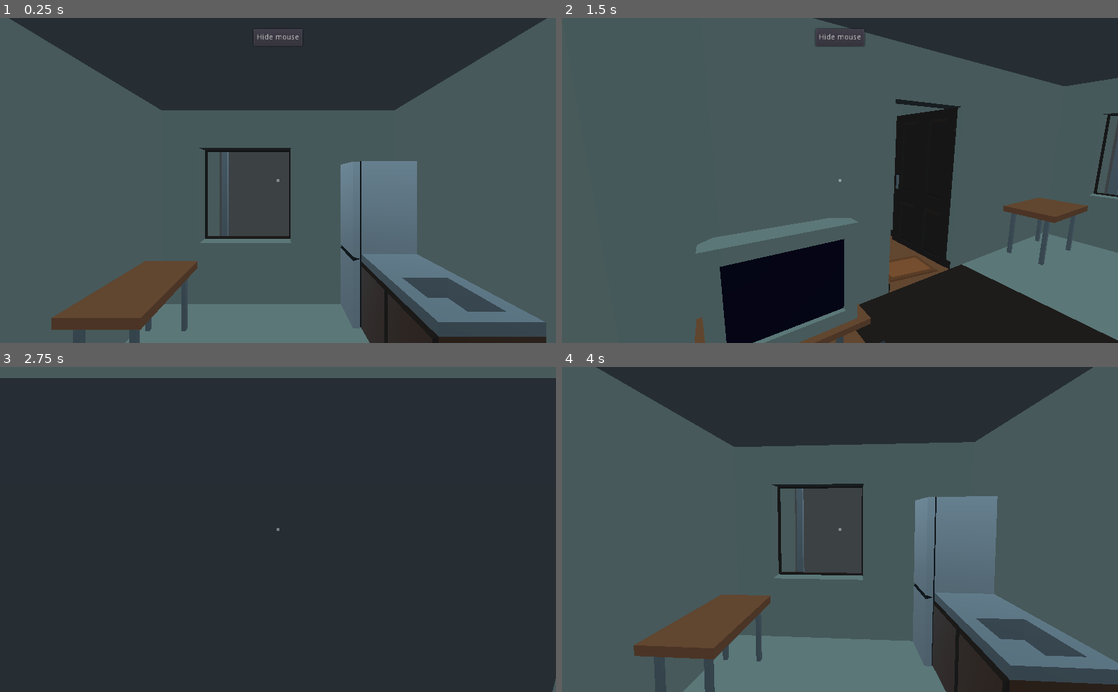
Above: before the commit, frames 1-4 (two rows, left to right).
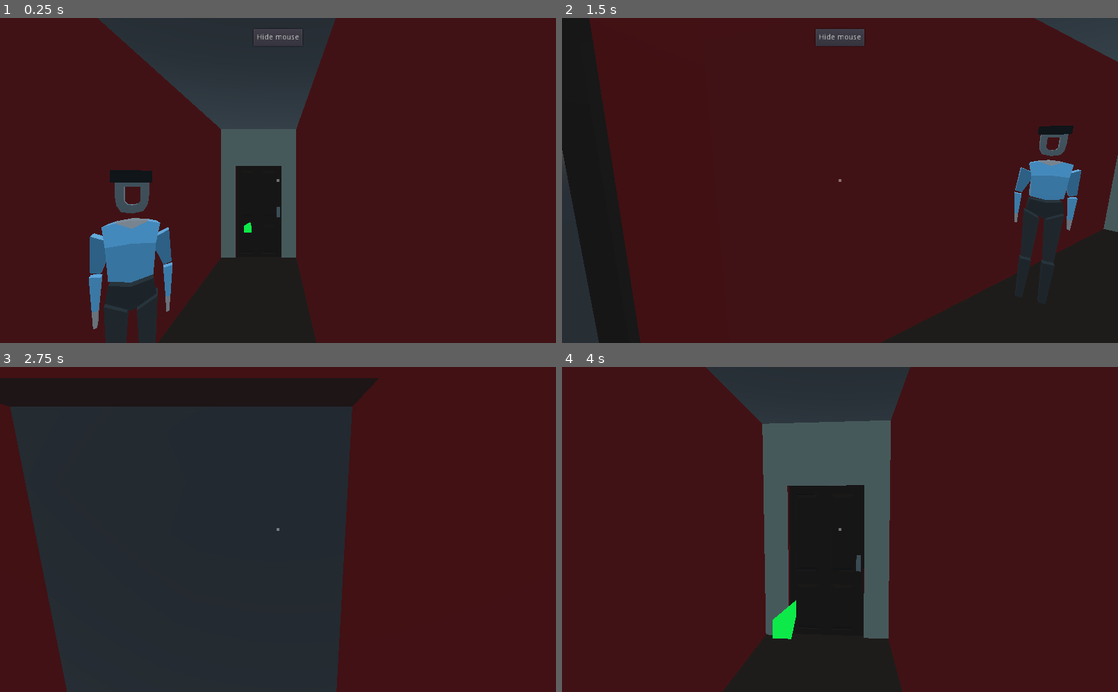
Above: after the commit, the same moments.

Repository: Eptwalabha/ld47
Game: Godot game, scene res://scenes/Game2.tscn
Same seed, same stepped clock (60 frames per second), same inputs: the game is played once before the commit and once after it. Sound files missing from this copy of the repository are replaced by a short silence.
Inputs (mouse positions are in pixels of both pictures, inside the frame that each line leads up to):
- Up to frame 1 (0.25 s): no input
- Up to frame 2 (1.5 s): move the mouse to (962, 164) at 0.52 s; hold Right (move_right) 0.53-1.28 s; tap E (context_action) at 0.6, 1.35 s; move the mouse to (728, 196) at 1.27 s; hold Down (move_backward) from 1.28 s (still down)
- Up to frame 3 (2.75 s): release Down (move_backward) at 2 s; click "Hide mouse" at 2 s
- Up to frame 4 (4 s): tap Enter at 2.75 s; move the mouse to (851, 523) at 2.77 s; hold W (move_forward) from 2.78 s (still down); tap E (context_action) at 2.85, 3.6 s; move the mouse to (834, 536) at 3.52 s

The runs differ from the first frame. In frame 1, 87% of the frame differs, in the area x 0-100%, y 0-100%; in frame 2, 94%; in frame 3, 52%; in frame 4, 87%.

Commit message:
seamless transition from corridor to bar

Diff:
--- a/scenes/Game2.gd
+++ b/scenes/Game2.gd
@@ -59,3 +59,7 @@
 
 func _on_Flat_dialog_triggered(dialog_trigger: DialogTriggerArea) -> void:
 	print("request dialog %s" % dialog_trigger.id)
+
+
+func _on_Bar_door_interacted_with(door) -> void:
+	door.toggle()
--- a/scenes/Game2.tscn
+++ b/scenes/Game2.tscn
@@ -11,6 +11,13 @@
 [ext_resource path="res://scenes/props/flat/Door2.tscn" type="PackedScene" id=9]
 [ext_resource path="res://scenes/core/TPTrigger.tscn" type="PackedScene" id=10]
 [ext_resource path="res://scenes/core/DialogTriggerArea.tscn" type="PackedScene" id=11]
+[ext_resource path="res://scenes/location/bar/BarCorridor.tscn" type="PackedScene" id=12]
+[ext_resource path="res://scenes/location/bar/BarStorageRoom.tscn" type="PackedScene" id=13]
+[ext_resource path="res://scenes/characters/Character.tscn" type="PackedScene" id=14]
+[ext_resource path="res://scenes/chapters/bar/Bar.gd" type="Script" id=15]
+
+[sub_resource type="BoxShape" id=1]
+extents = Vector3( 1.02594, 0.91001, 1.07202 )
 
 [node name="Game2" type="Spatial"]
 script = ExtResource( 3 )
@@ -32,6 +39,22 @@
 [node name="CorridorTop" parent="Map/Flat" instance=ExtResource( 2 )]
 
 [node name="BackStreetBuilding" parent="Map/Flat" instance=ExtResource( 7 )]
+
+[node name="BarCorridor" parent="Map/Flat/BackStreetBuilding" instance=ExtResource( 12 )]
+transform = Transform( 1, 0, 0, 0, 1, 0, 0, 0, 1, -0.422163, -5, -6.13642 )
+
+[node name="TPTrigger" parent="Map/Flat/BackStreetBuilding/BarCorridor" instance=ExtResource( 10 )]
+transform = Transform( -1, 0, -1.50996e-07, 0, 1, 0, 1.50996e-07, 0, -1, 0, 1, -2 )
+oriented = true
+external_to = NodePath("../../../../Bar/BarStorageRoom/TP")
+
+[node name="CollisionShape" parent="Map/Flat/BackStreetBuilding/BarCorridor/TPTrigger" index="1"]
+transform = Transform( 1, 0, 0, 0, 1, 0, 0, 0, 1, -5.96046e-08, 0, 0.864224 )
+shape = SubResource( 1 )
+
+[node name="Door" parent="Map/Flat/BackStreetBuilding/BarCorridor" instance=ExtResource( 9 )]
+transform = Transform( 1, 0, 0, 0, 1, 0, 0, 0, 1, -0.5, 0, -3.9 )
+id = "flat/door/bar"
 
 [node name="Door" parent="Map/Flat" instance=ExtResource( 9 )]
 transform = Transform( 4.37114e-08, 0, 1, 0, 1, 0, 1, 0, -4.37114e-08, -1.55734, 0, -0.449963 )
@@ -60,15 +83,36 @@
 id = "flat/dialog/plant"
 
 [node name="Bar" type="Spatial" parent="Map"]
+script = ExtResource( 15 )
+
+[node name="BarStorageRoom" parent="Map/Bar" instance=ExtResource( 13 )]
+transform = Transform( 1, 0, 0, 0, 1, 0, 0, 0, 1, -11, 0, 0 )
+
+[node name="TP" type="Spatial" parent="Map/Bar/BarStorageRoom"]
+transform = Transform( 1, 0, 0, 0, 1, 0, 0, 0, 1, 0, 1, -2 )
+
+[node name="Door" parent="Map/Bar/BarStorageRoom" instance=ExtResource( 9 )]
+transform = Transform( 1, 0, 0, 0, 1, 0, 0, 0, 1, -0.5, 0, -3.9 )
+id = "bar/door/bar"
+max_angle = -90
 
 [node name="Player" type="Spatial" parent="."]
 
 [node name="Player" parent="Player" instance=ExtResource( 6 )]
+transform = Transform( 1, 0, 0, 0, 1, 0, 0, 0, 1, 0, -4.75346, -4.90278 )
+
+[node name="Character" parent="Player" instance=ExtResource( 14 )]
+transform = Transform( 0.882373, 0, 0.47055, 0, 1, 0, -0.47055, 0, 0.882373, -0.917856, -5, -6.37065 )
+default = "idle"
 [connection signal="dialog_triggered" from="Map/Flat" to="." method="_on_Flat_dialog_triggered"]
 [connection signal="door_interacted_with" from="Map/Flat" to="." method="_on_Appartment_door_interacted_with"]
 [connection signal="tp_entered" from="Map/Flat" to="." method="_on_Appartment_tp_entered"]
 [connection signal="tp_exited" from="Map/Flat" to="." method="_on_Appartment_tp_exited"]
 [connection signal="interacted_with" from="Map/Flat/Door" to="Map/Flat" method="_on_Door_interacted_with"]
+[connection signal="door_interacted_with" from="Map/Bar" to="." method="_on_Bar_door_interacted_with"]
+[connection signal="interacted_with" from="Map/Bar/BarStorageRoom/Door" to="Map/Bar" method="_on_Door_interacted_with"]
+
+[editable path="Map/Flat/BackStreetBuilding/BarCorridor/TPTrigger"]
 
 [editable path="Map/Flat/Triggers/TPUp"]
 
--- a/scenes/Player.tscn
+++ b/scenes/Player.tscn
@@ -110,7 +110,9 @@
 "values": [ Vector3( 0, 1.65284, 0 ), Vector3( 0, 1.4, 0 ), Vector3( 0, 1.65284, 0 ) ]
 }
 
-[node name="Player" type="KinematicBody"]
+[node name="Player" type="KinematicBody" groups=[
+"player",
+]]
 collision_mask = 14
 script = ExtResource( 1 )
 
--- a/scenes/chapters/ChapterHome.tscn
+++ b/scenes/chapters/ChapterHome.tscn
@@ -13,6 +13,7 @@
 [ext_resource path="res://scenes/props/appart/Door.tscn" type="PackedScene" id=11]
 [ext_resource path="res://scenes/props/Phone.tscn" type="PackedScene" id=12]
 [ext_resource path="res://assets/models/appartment/buildings-bg.glb" type="PackedScene" id=13]
+[ext_resource path="res://scenes/props/appart/BarCorridor.tscn" type="PackedScene" id=14]
 
 [node name="ChapterHome" type="Spatial"]
 script = ExtResource( 1 )
@@ -69,6 +70,9 @@
 dialogs = [ "dialog_1_friend_01", "dialog_1_friend_02" ]
 who = "friend"
 
+[node name="BarCorridor" parent="Street/BackStreetBuilding" instance=ExtResource( 14 )]
+transform = Transform( -4.37114e-08, 0, -1, 0, 1, 0, 1, 0, -4.37114e-08, 14.2, -5, -4.45309 )
+
 [node name="Player" parent="." instance=ExtResource( 6 )]
 transform = Transform( -4.37114e-08, 0, 1, 0, 1, 0, -1, 0, -4.37114e-08, 0.277124, 0, 2.27767 )
 
--- /dev/null
+++ b/scenes/chapters/bar/Bar.gd
@@ -0,0 +1,6 @@
+extends Spatial
+
+signal door_interacted_with(door)
+
+func _on_Door_interacted_with() -> void:
+	emit_signal("door_interacted_with", $BarStorageRoom/Door)
--- a/scenes/chapters/flat/Flat.gd
+++ b/scenes/chapters/flat/Flat.gd
@@ -13,6 +13,9 @@
 			trigger.connect("player_exited", self, "emit_signal", ["tp_exited", trigger])
 		elif trigger is DialogTriggerArea:
 			trigger.connect("interacted_with", self, "emit_signal", ["dialog_triggered", trigger])
+	var bar_trigger = $BackStreetBuilding/BarCorridor/TPTrigger
+	bar_trigger.connect("player_entered", self, "emit_signal", ["tp_entered", bar_trigger])
+	bar_trigger.connect("player_exited", self, "emit_signal", ["tp_exited", bar_trigger])
 
 func _on_Door_interacted_with() -> void:
 	emit_signal("door_interacted_with", $Door)
--- a/scenes/core/TPTrigger.gd
+++ b/scenes/core/TPTrigger.gd
@@ -7,8 +7,15 @@
 export(bool) var oriented := false
 export(float, 0.2, 1.0) var orientation_angle := 0.5
 export(String) var id := ""
+export(NodePath) var external_to
+
+var to : Spatial
 
 func _ready() -> void:
+	if external_to:
+		to = get_node(external_to)
+	else:
+		to = $To
 	if not Data.debug:
 		$Forward.queue_free()
 
@@ -18,14 +25,16 @@
 func _is_basis_aligned(basis: Basis) -> bool:
 	var q1 := basis.get_rotation_quat()
 	var q2 := global_transform.basis.get_rotation_quat()
-	print(q1.dot(q2))
 	return abs(q1.dot(q2)) < orientation_angle
 
 func destination_translation() -> Vector3:
-	return $To.transform.origin
+	return to.global_transform.origin - global_transform.origin
+#	return to_local(to.global_transform.origin)
 
-func _on_TPTrigger_body_entered(_body: Node) -> void:
-	emit_signal("player_entered")
+func _on_TPTrigger_body_entered(body: Node) -> void:
+	if body.is_in_group("player"):
+		emit_signal("player_entered")
 
-func _on_TPTrigger_body_exited(_body: Node) -> void:
-	emit_signal("player_exited")
+func _on_TPTrigger_body_exited(body: Node) -> void:
+	if body.is_in_group("player"):
+		emit_signal("player_exited")
--- a/scenes/location/BackStreetBuilding.tscn
+++ b/scenes/location/BackStreetBuilding.tscn
@@ -1,10 +1,8 @@
-[gd_scene load_steps=17 format=2]
+[gd_scene load_steps=11 format=2]
 
 [ext_resource path="res://assets/models/back-street-building.glb" type="PackedScene" id=1]
 [ext_resource path="res://scenes/core/InteractTrigger.tscn" type="PackedScene" id=2]
 [ext_resource path="res://scenes/location/BackStreetBuilding.gd" type="Script" id=3]
-[ext_resource path="res://scenes/core/TPTrigger.tscn" type="PackedScene" id=4]
-[ext_resource path="res://scenes/props/appart/BarCorridor.tscn" type="PackedScene" id=5]
 
 [sub_resource type="BoxShape" id=1]
 extents = Vector3( 0.646406, 0.64712, 0.104571 )
@@ -14,18 +12,6 @@
 
 [sub_resource type="BoxShape" id=3]
 extents = Vector3( 2.87783, 0.1, 1.366 )
-
-[sub_resource type="BoxShape" id=4]
-extents = Vector3( 4.95965, 0.1, 3.36457 )
-
-[sub_resource type="BoxShape" id=5]
-extents = Vector3( 3.84204, 1.55348, 1.99571 )
-
-[sub_resource type="BoxShape" id=6]
-extents = Vector3( 5.06165, 1.55348, 0.125868 )
-
-[sub_resource type="BoxShape" id=7]
-extents = Vector3( 0.1, 1.553, 3.274 )
 
 [sub_resource type="BoxShape" id=8]
 extents = Vector3( 2.878, 5.88414, 0.1 )
@@ -58,10 +44,7 @@
 transform = Transform( 1, 0, 0, 0, 1, 0, 0, 0, 1, 0, 0.0732627, 0 )
 shape = SubResource( 2 )
 
-[node name="TPTrigger" parent="building" index="2" instance=ExtResource( 4 )]
-transform = Transform( 1, 0, 0, 0, 3.30476, 0, 0, 0, 3.42995, 5, -4.074, -2.993 )
-
-[node name="StaticBody" type="StaticBody" parent="building" index="3"]
+[node name="StaticBody" type="StaticBody" parent="building" index="2"]
 collision_layer = 2
 collision_mask = 0
 
@@ -69,40 +52,20 @@
 transform = Transform( 1, 0, 0, 0, 1, 0, 0, 0, 1, 1.35158, -0.1, 0.456 )
 shape = SubResource( 3 )
 
-[node name="FloorUnderground" type="CollisionShape" parent="building/StaticBody" index="1"]
-transform = Transform( 1, 0, 0, 0, 1, 0, 0, 0, 1, 3.34465, -4.95971, -1.26158 )
-shape = SubResource( 4 )
-
-[node name="UndergroundWall1" type="CollisionShape" parent="building/StaticBody" index="2"]
-transform = Transform( 1, 0, 0, 0, 1, 0, 0, 0, 1, 4.55316, -3.74826, 0.0603023 )
-shape = SubResource( 5 )
-
-[node name="UndergroundWall2" type="CollisionShape" parent="building/StaticBody" index="3"]
-transform = Transform( 1, 0, 0, 0, 1, 0, 0, 0, 1, 3.3024, -3.74826, -4.04935 )
-shape = SubResource( 6 )
-
-[node name="UndergroundWall3" type="CollisionShape" parent="building/StaticBody" index="4"]
-transform = Transform( 1, 0, 0, 0, 1, 0, 0, 0, 1, -1.6079, -3.74826, -0.876736 )
-shape = SubResource( 7 )
-
-[node name="BuildingWall1" type="CollisionShape" parent="building/StaticBody" index="5"]
+[node name="BuildingWall1" type="CollisionShape" parent="building/StaticBody" index="1"]
 transform = Transform( 1, 0, 0, 0, 1, 0, 0, 0, 1, 1.352, 0.9, 1.9 )
 shape = SubResource( 8 )
 
-[node name="BuildingWall2" type="CollisionShape" parent="building/StaticBody" index="6"]
+[node name="BuildingWall2" type="CollisionShape" parent="building/StaticBody" index="2"]
 transform = Transform( 1, 0, 0, 0, 1, 0, 0, 0, 1, 1.352, 0.9, -1 )
 shape = SubResource( 9 )
 
-[node name="BuildingWall3" type="CollisionShape" parent="building/StaticBody" index="7"]
+[node name="BuildingWall3" type="CollisionShape" parent="building/StaticBody" index="3"]
 transform = Transform( 1, 0, 0, 0, 1, 0, 0, 0, 1, -1.59427, 0.9, 0.45 )
 shape = SubResource( 10 )
 
-[node name="Fence" type="CollisionShape" parent="building/StaticBody" index="8"]
+[node name="Fence" type="CollisionShape" parent="building/StaticBody" index="4"]
 transform = Transform( 1, 0, 0, 0, 1, 0, 0, 0, 1, 4.19433, 0.9, 0.45 )
 shape = SubResource( 11 )
-
-[node name="BarCorridor" parent="building" index="4" instance=ExtResource( 5 )]
-transform = Transform( -4.37114e-08, 0, -1, 0, 1, 0, 1, 0, -4.37114e-08, 14.2061, -5, -2.68264 )
 [connection signal="interacted_with" from="building/StreetTrigger" to="." method="_on_StreetTrigger_interacted_with"]
 [connection signal="interacted_with" from="building/BarTrigger" to="." method="_on_BarTrigger_interacted_with"]
-[connection signal="body_entered" from="building/TPTrigger" to="." method="_on_TPTrigger_body_entered"]
--- /dev/null
+++ b/scenes/location/bar/BarCorridor.tscn
@@ -0,0 +1,34 @@
+[gd_scene load_steps=5 format=2]
+
+[ext_resource path="res://assets/models/bar-v2/bar-corridor.glb" type="PackedScene" id=1]
+
+[sub_resource type="BoxShape" id=1]
+extents = Vector3( 1, 0.1, 3.5 )
+
+[sub_resource type="BoxShape" id=2]
+extents = Vector3( 0.1, 1.5, 3.5 )
+
+[sub_resource type="BoxShape" id=3]
+extents = Vector3( 1, 1.5, 0.1 )
+
+[node name="BarCorridor" instance=ExtResource( 1 )]
+
+[node name="StaticBody" type="StaticBody" parent="." index="1"]
+collision_layer = 2
+collision_mask = 0
+
+[node name="Floor" type="CollisionShape" parent="StaticBody" index="0"]
+transform = Transform( 1, 0, 0, 0, 1, 0, 0, 0, 1, 0, -0.1, -0.5 )
+shape = SubResource( 1 )
+
+[node name="WallRight" type="CollisionShape" parent="StaticBody" index="1"]
+transform = Transform( 1, 0, 0, 0, 1, 0, 0, 0, 1, 0.915124, 1.35365, -0.5 )
+shape = SubResource( 2 )
+
+[node name="WallLeft" type="CollisionShape" parent="StaticBody" index="2"]
+transform = Transform( 1, 0, 0, 0, 1, 0, 0, 0, 1, -0.916774, 1.35365, -0.5 )
+shape = SubResource( 2 )
+
+[node name="CollisionShape" type="CollisionShape" parent="StaticBody" index="3"]
+transform = Transform( 1, 0, 0, 0, 1, 0, 0, 0, 1, 0, 1.36222, -4 )
+shape = SubResource( 3 )
--- /dev/null
+++ b/scenes/location/bar/BarStorageRoom.tscn
@@ -0,0 +1,34 @@
+[gd_scene load_steps=5 format=2]
+
+[ext_resource path="res://assets/models/bar-v2/bar-storage-room.glb" type="PackedScene" id=1]
+
+[sub_resource type="BoxShape" id=1]
+extents = Vector3( 0.884528, 0.1, 1.5 )
+
+[sub_resource type="BoxShape" id=2]
+extents = Vector3( 0.1, 1.50525, 1.5 )
+
+[sub_resource type="BoxShape" id=3]
+extents = Vector3( 0.942, 1.451, 0.1 )
+
+[node name="BarStorageRoom" instance=ExtResource( 1 )]
+
+[node name="StaticBody" type="StaticBody" parent="." index="1"]
+collision_layer = 2
+collision_mask = 0
+
+[node name="Floor" type="CollisionShape" parent="StaticBody" index="0"]
+transform = Transform( 1, 0, 0, 0, 1, 0, 0, 0, 1, 0, -0.1, -2.5 )
+shape = SubResource( 1 )
+
+[node name="WallRight" type="CollisionShape" parent="StaticBody" index="1"]
+transform = Transform( 1, 0, 0, 0, 1, 0, 0, 0, 1, 0.911773, 1.33, -2.5 )
+shape = SubResource( 2 )
+
+[node name="WallLeft" type="CollisionShape" parent="StaticBody" index="2"]
+transform = Transform( 1, 0, 0, 0, 1, 0, 0, 0, 1, -0.919706, 1.33, -2.5 )
+shape = SubResource( 2 )
+
+[node name="WallBack" type="CollisionShape" parent="StaticBody" index="3"]
+transform = Transform( 1, 0, 0, 0, 1, 0, 0, 0, 1, 0, 1.3845, -0.943078 )
+shape = SubResource( 3 )
--- a/scenes/props/flat/Door2.gd
+++ b/scenes/props/flat/Door2.gd
@@ -10,7 +10,7 @@
 
 export(String) var id := ""
 export(bool) var opened := false
-export(int, 90, 150) var max_angle := 150
+export(int, -150, 150) var max_angle := 150
 
 func _ready() -> void:
 	set_state(opened)
Binary file changed: assets/models/bar-v2/bar-corridor.glb
Binary file added: assets/models/bar-v2/bar-storage-room.glb
Not shown, added: assets/models/bar-v2/bar-storage-room.glb.import
Not shown: 1 places in scenes/Game2.tscn that only renumber resources
Not shown: 1 places in scenes/chapters/ChapterHome.tscn that only renumber resources
